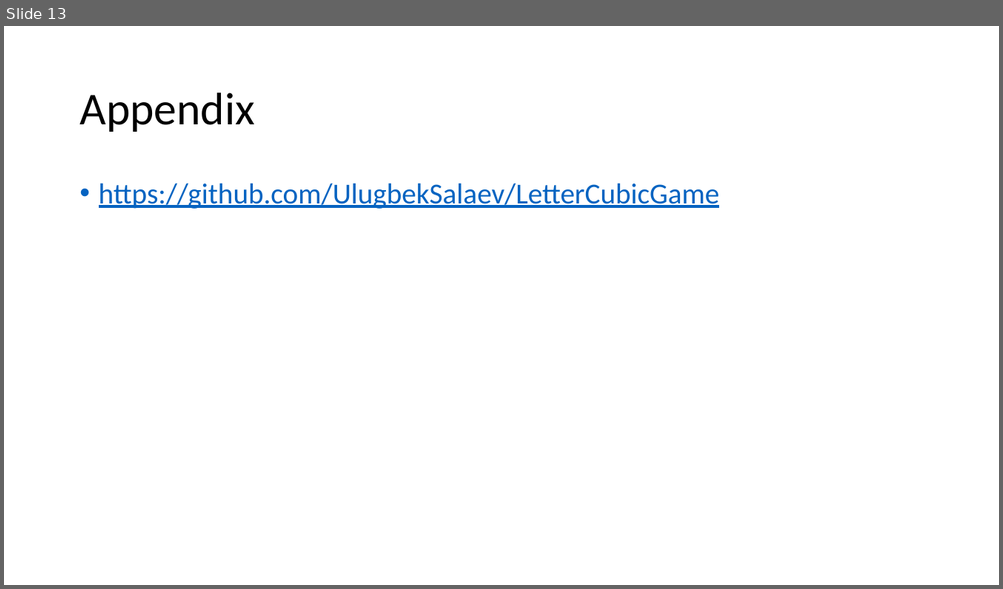
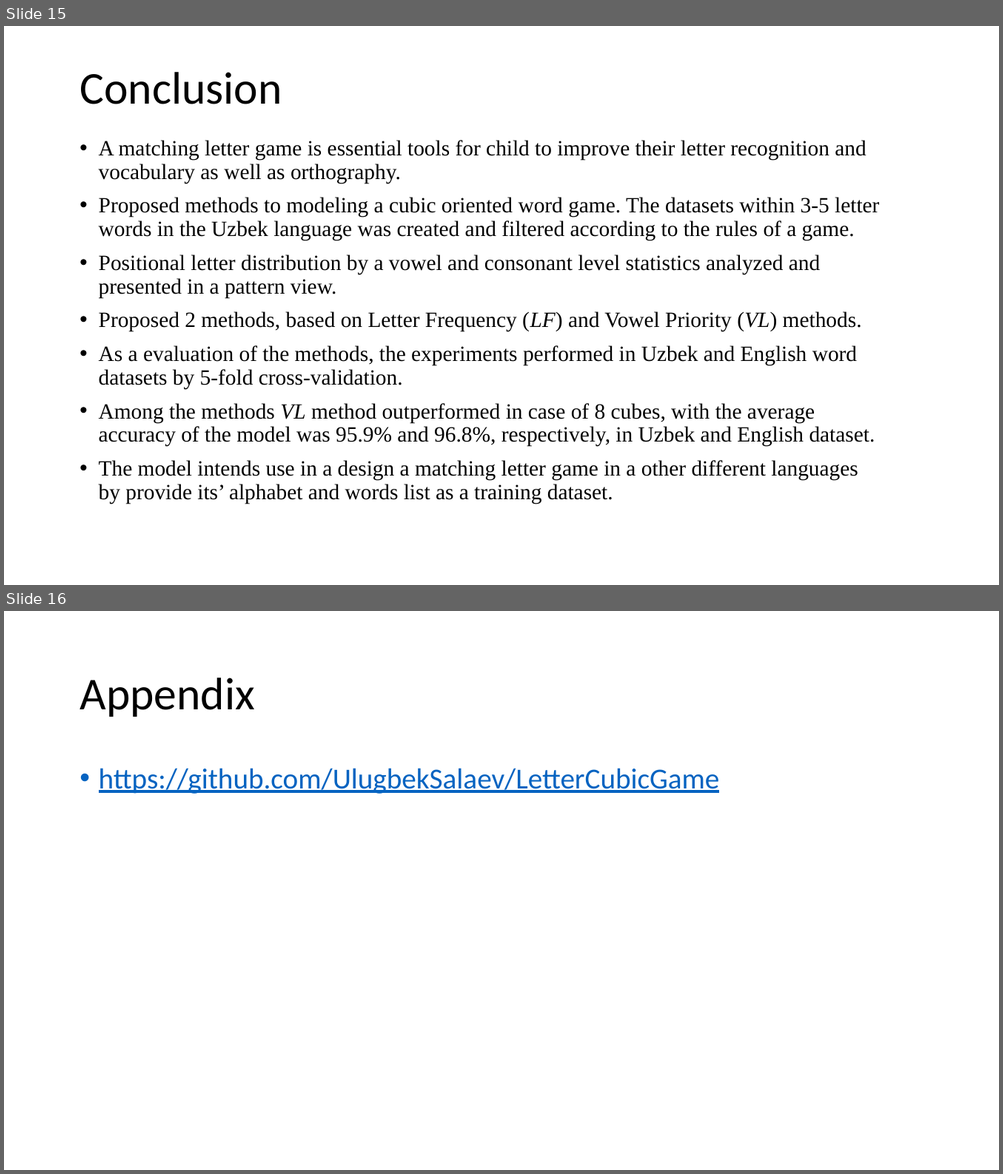
Before and after one commit to UlugbekSalaev/MatchingLetterGame, a slide deck: Presentation.pptx. Shown one above the other, each under a label of ours: slide 13 before the commit, slides 15 and 16 after it. The pictures are 1003x589 and 1003x1174 pixels, drawn with LibreOffice and Linux fonts; fonts in the diff are those of the drawing. Boxes give left, top, right and bottom in pixels: in the first picture for what was removed or moved away, otherwise in the second. Text is boxed around its words. In the diff, an @@ line names an element or a change of style, - is before the commit and + after.

```diff
--- a/Presentation.pptx
+++ b/Presentation.pptx
@@ slide 15 added at (4, 26, 999, 585), background #FFFFFF @@
@@ title added at (79, 72, 282, 104), 44 pt, text #000000 @@
+Conclusion
@@ text added at (99, 140, 879, 500), 21 pt, text #000000 @@
+• A matching letter game is essential tools for child to improve their letter recognition and vocabulary as well as orthography.
+• Proposed methods to modeling a cubic oriented word game. The datasets within 3-5 letter words in the Uzbek language was created and filtered according to the rules of a game.
+• Positional letter distribution by a vowel and consonant level statistics analyzed and presented in a pattern view.
+• Proposed 2 methods, based on Letter Frequency (LF) and Vowel Priority (VL) methods.
+• As a evaluation of the methods, the experiments performed in Uzbek and English word datasets by 5-fold cross-validation.
+• Among the methods VL method outperformed in case of 8 cubes, with the average accuracy of the model was 95.9% and 96.8%, respectively, in Uzbek and English dataset.
+• The model intends use in a design a matching letter game in a other different languages by provide its’ alphabet and words list as a training dataset.
@@ what was slide 13 is now slide 16 @@
```
Also in this commit, not shown: 5 slides changed, 5 other slides added, 3 slides removed, 4 other files.
